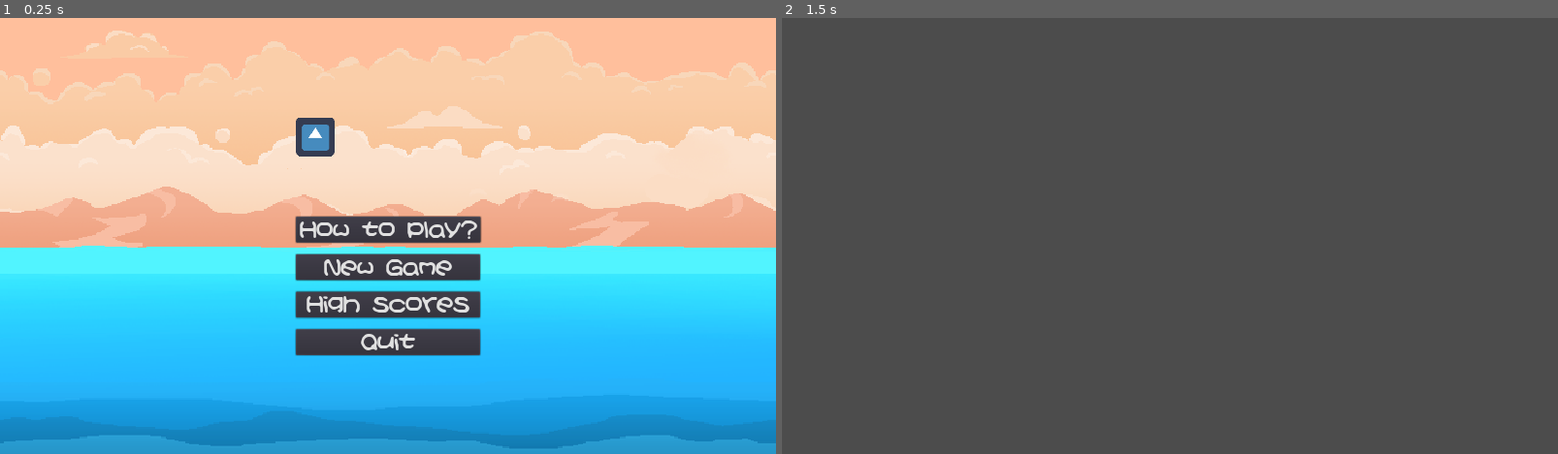
Above: before the commit, frames 1-2 (left to right).
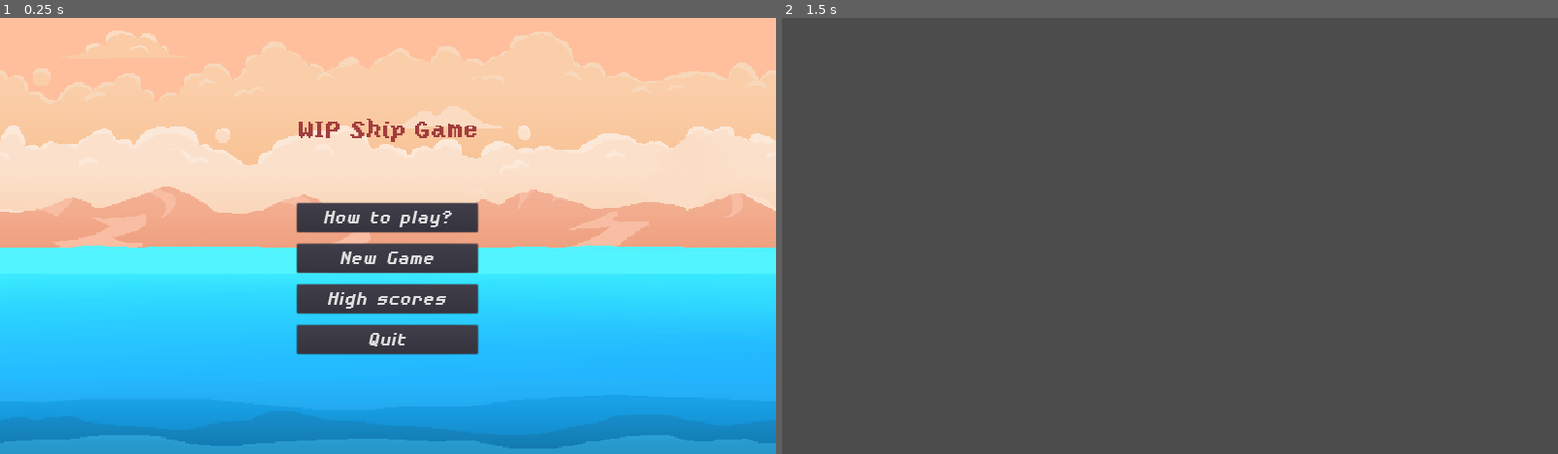
Above: after the commit, the same moments.

Repository: mikkpr/LD42
Game: Godot game, scene res://Scenes/MainMenu.tscn
The game is run twice, just before and just after one commit, with the same random seed, the same clock (stepped at 60 frames per second) and the same inputs. The engine's default icon, where the game draws it, is replaced by a stand-in: a white triangle on a blue panel in a dark square.
Inputs (mouse positions are in pixels of both pictures, inside the frame that each line leads up to):
- Up to frame 1 (0.25 s): no input
- Up to frame 2 (1.5 s): click "New Game" at 0.5 s; tap Enter at 1.25 s; move the mouse to (1340, 214) at 1.27 s; click (1340, 214) at 1.42 s

The runs differ from the first frame. In frame 1, 5.8% of the frame differs, in the area x 38-63%, y 22-78%; in frame 2, nothing differs.

Commit message:
Add background to testlevel

Diff:
--- a/Scenes/MainMenu.tscn
+++ b/Scenes/MainMenu.tscn
@@ -2,10 +2,10 @@
 
 [ext_resource path="res://Scripts/MainMenu.gd" type="Script" id=1]
 [ext_resource path="res://Art/background.png" type="Texture" id=2]
-[ext_resource path="res://icon.png" type="Texture" id=3]
-[ext_resource path="res://Fonts/Kirbyss40.tres" type="DynamicFont" id=4]
-
-[node name="MainMenu" type="Node" index="0"]
+[ext_resource path="res://Fonts/FontTitles40.tres" type="DynamicFont" id=3]
+[ext_resource path="res://Fonts/FontText40.tres" type="DynamicFont" id=4]
+
+[node name="MainMenu" type="Node"]
 
 script = ExtResource( 1 )
 
@@ -31,6 +31,8 @@
 anchor_top = 0.0
 anchor_right = 1.0
 anchor_bottom = 1.0
+margin_left = -1.0
+margin_right = -1.0
 rect_pivot_offset = Vector2( 0, 0 )
 rect_clip_content = false
 mouse_filter = 0
@@ -67,10 +69,10 @@
 anchor_top = 0.0
 anchor_right = 0.0
 anchor_bottom = 0.0
-margin_left = 389.0
-margin_top = 64.0
-margin_right = 691.0
-margin_bottom = 456.0
+margin_left = 392.0
+margin_top = 67.0
+margin_right = 687.0
+margin_bottom = 452.0
 rect_pivot_offset = Vector2( 0, 0 )
 rect_clip_content = false
 mouse_filter = 1
@@ -81,22 +83,27 @@
 alignment = 0
 _sections_unfolded = [ "custom_constants" ]
 
-[node name="TextureRect" type="TextureRect" parent="MarginContainer/CenterContainer/VBoxContainer" index="0"]
-
-anchor_left = 0.0
-anchor_top = 0.0
-anchor_right = 0.0
-anchor_bottom = 0.0
-margin_right = 302.0
-margin_bottom = 64.0
-rect_pivot_offset = Vector2( 0, 0 )
-rect_clip_content = false
-mouse_filter = 1
-mouse_default_cursor_shape = 0
-size_flags_horizontal = 1
-size_flags_vertical = 1
-texture = ExtResource( 3 )
-stretch_mode = 0
+[node name="TextureRect" type="Label" parent="MarginContainer/CenterContainer/VBoxContainer" index="0"]
+
+anchor_left = 0.0
+anchor_top = 0.0
+anchor_right = 0.0
+anchor_bottom = 0.0
+margin_right = 295.0
+margin_bottom = 41.0
+rect_pivot_offset = Vector2( 0, 0 )
+rect_clip_content = false
+mouse_filter = 2
+mouse_default_cursor_shape = 0
+size_flags_horizontal = 1
+size_flags_vertical = 4
+custom_fonts/font = ExtResource( 3 )
+custom_colors/font_color = Color( 0.636719, 0.238293, 0.238293, 1 )
+text = "WIP Ship Game"
+percent_visible = 1.0
+lines_skipped = 0
+max_lines_visible = -1
+_sections_unfolded = [ "custom_colors", "custom_fonts" ]
 
 [node name="Buttons" type="VBoxContainer" parent="MarginContainer/CenterContainer/VBoxContainer" index="1"]
 
@@ -104,9 +111,9 @@
 anchor_top = 0.0
 anchor_right = 0.0
 anchor_bottom = 0.0
-margin_top = 164.0
-margin_right = 302.0
-margin_bottom = 392.0
+margin_top = 141.0
+margin_right = 295.0
+margin_bottom = 385.0
 rect_pivot_offset = Vector2( 0, 0 )
 rect_clip_content = false
 mouse_filter = 1
@@ -123,8 +130,8 @@
 anchor_top = 0.0
 anchor_right = 0.0
 anchor_bottom = 0.0
-margin_right = 302.0
-margin_bottom = 42.0
+margin_right = 295.0
+margin_bottom = 46.0
 rect_pivot_offset = Vector2( 0, 0 )
 rect_clip_content = false
 focus_mode = 2
@@ -148,9 +155,9 @@
 anchor_top = 0.0
 anchor_right = 0.0
 anchor_bottom = 0.0
-margin_top = 62.0
-margin_right = 302.0
-margin_bottom = 104.0
+margin_top = 66.0
+margin_right = 295.0
+margin_bottom = 112.0
 rect_pivot_offset = Vector2( 0, 0 )
 rect_clip_content = false
 focus_mode = 2
@@ -174,9 +181,9 @@
 anchor_top = 0.0
 anchor_right = 0.0
 anchor_bottom = 0.0
-margin_top = 124.0
-margin_right = 302.0
-margin_bottom = 166.0
+margin_top = 132.0
+margin_right = 295.0
+margin_bottom = 178.0
 rect_pivot_offset = Vector2( 0, 0 )
 rect_clip_content = false
 focus_mode = 2
@@ -200,9 +207,9 @@
 anchor_top = 0.0
 anchor_right = 0.0
 anchor_bottom = 0.0
-margin_top = 186.0
-margin_right = 302.0
-margin_bottom = 228.0
+margin_top = 198.0
+margin_right = 295.0
+margin_bottom = 244.0
 rect_pivot_offset = Vector2( 0, 0 )
 rect_clip_content = false
 focus_mode = 2
--- a/Scenes/TestLevel.tscn
+++ b/Scenes/TestLevel.tscn
@@ -1,20 +1,38 @@
-[gd_scene load_steps=4 format=2]
+[gd_scene load_steps=5 format=2]
 
-[ext_resource path="res://Scenes/Boat.tscn" type="PackedScene" id=1]
-[ext_resource path="res://Scenes/FlotsamManager.tscn" type="PackedScene" id=2]
-[ext_resource path="res://Art/container_empty.png" type="Texture" id=3]
+[ext_resource path="res://Art/background.png" type="Texture" id=1]
+[ext_resource path="res://Scenes/Boat.tscn" type="PackedScene" id=2]
+[ext_resource path="res://Scenes/FlotsamManager.tscn" type="PackedScene" id=3]
+[ext_resource path="res://Art/container_empty.png" type="Texture" id=4]
 
 [node name="Node" type="Node" index="0"]
 
-[node name="Boat" parent="." index="0" instance=ExtResource( 1 )]
+[node name="TextureRect" type="TextureRect" parent="." index="0"]
+
+anchor_left = 0.0
+anchor_top = 0.0
+anchor_right = 1.0
+anchor_bottom = 1.0
+rect_pivot_offset = Vector2( 0, 0 )
+rect_clip_content = false
+mouse_filter = 1
+mouse_default_cursor_shape = 0
+size_flags_horizontal = 1
+size_flags_vertical = 1
+texture = ExtResource( 1 )
+expand = true
+
+[node name="Boat" parent="." index="1" instance=ExtResource( 2 )]
 
 editor/display_folded = true
-position = Vector2( 620.006, 243.092 )
+position = Vector2( 522.238, 351.637 )
 degreesToSink = 60
 
-[node name="FlotsamManager" parent="." index="1" instance=ExtResource( 2 )]
+[node name="FlotsamManager" parent="." index="2" instance=ExtResource( 3 )]
 
-grabbed_texture = ExtResource( 3 )
-squashed_texture = ExtResource( 3 )
+FLOTSAM_SPAWN_Y = 400
+FLOTSAM_DESTROY_X = 300
+grabbed_texture = ExtResource( 4 )
+squashed_texture = ExtResource( 4 )
 
 [connection signal="picked_up" from="Boat" to="FlotsamManager" method="spawn_flotsam_dict"]
--- a/Scripts/Flotsam.gd
+++ b/Scripts/Flotsam.gd
@@ -35,7 +35,7 @@
 
 func _process(delta):
 	if flotsam_state == STATES.floating:
-		if position.x < get_parent().flotsam_destroy_line:
+		if position.x < get_parent().FLOTSAM_DESTROY_X:
 			flotsam_state = STATES.dropped
 			can_be_dragged = false
 		else:
--- a/Scripts/FlotsamManager.gd
+++ b/Scripts/FlotsamManager.gd
@@ -1,6 +1,7 @@
 extends Node
 
-export var flotsam_destroy_line = 300
+export var FLOTSAM_SPAWN_Y = 400
+export var FLOTSAM_DESTROY_X = 300
 export (Texture) var grabbed_texture
 export (Texture) var squashed_texture
 
@@ -35,4 +36,4 @@
 	spawn_flotsam(get_viewport().get_mouse_position(), dict["weight"], dict["score"], dict["drag_texture"], dict["squashed_texture"], true)
 
 func _on_Timer_timeout():
-	spawn_flotsam(Vector2(get_viewport().get_visible_rect().size.x, 300), 3, 10, grabbed_texture, squashed_texture)
+	spawn_flotsam(Vector2(get_viewport().get_visible_rect().size.x, FLOTSAM_SPAWN_Y), 3, 10, grabbed_texture, squashed_texture)
Not shown: 1 places in Scenes/MainMenu.tscn that only renumber resources
